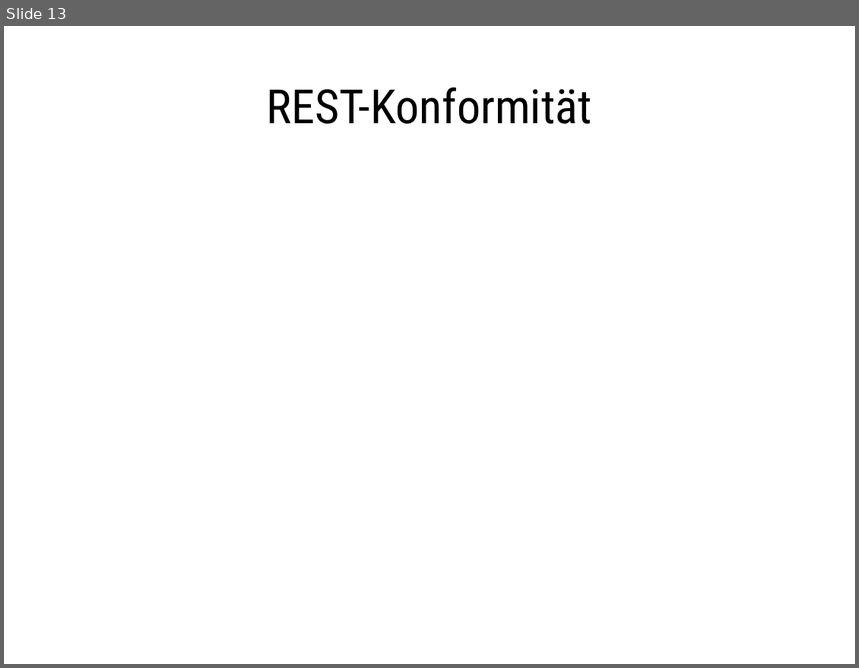
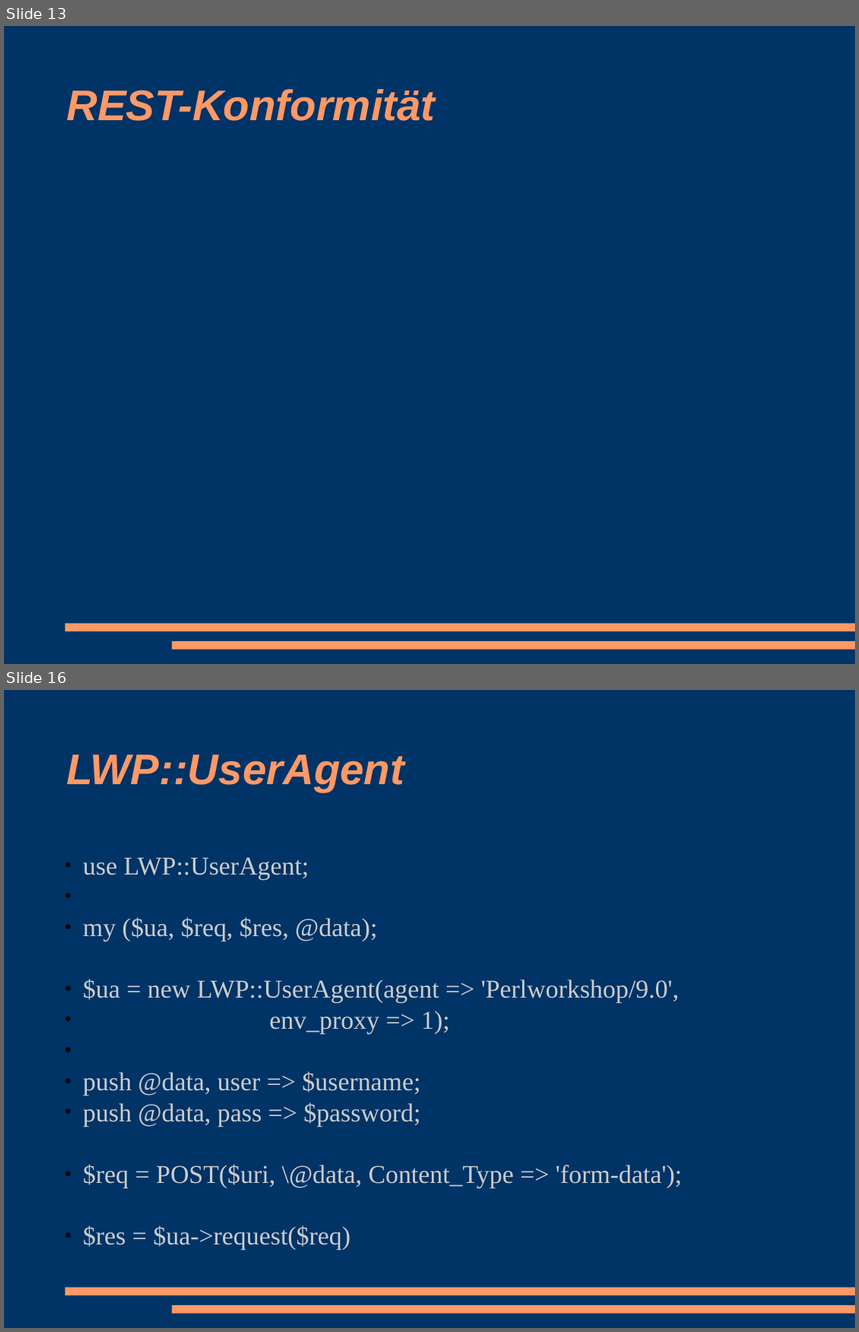
Before and after one commit to racke/Presentations, a slide deck: pws2008/rtrest.odp. Shown one above the other, each under a label of ours: slide 13 before the commit, slides 13 and 16 after it; the slides between them are not shown. The pictures are 859x668 and 859x1332 pixels, drawn with LibreOffice and Linux fonts; fonts in the diff are those of the drawing. Boxes give left, top, right and bottom in pixels: in the first picture for what was removed or moved away, otherwise in the second. Text is boxed around its words. In the diff, an @@ line names an element or a change of style, - is before the commit and + after.

```diff
--- a/pws2008/rtrest.odp
+++ b/pws2008/rtrest.odp
@@ slide 16 added at box(4, 690, 855, 1328), background #003366; not listed: 2 template elements that a slide beside it also shows @@
@@ title added at box(66, 755, 405, 792), 40 pt, text #FF9966, bold, italic @@
+LWP::UserAgent
@@ subtitle added at box(83, 857, 682, 1251), 24 pt, text #CCCCCC @@
+  ● use LWP::UserAgent;
+  ● my ($ua, $req, $res, @data);
+  ● $ua = new LWP::UserAgent(agent => 'Perlworkshop/9.0',
+  ● env_proxy => 1);
+  ● push @data, user => $username;
+  ● push @data, pass => $password;
+  ● $req = POST($uri, \@data, Content_Type => 'form-data');
+  ● $res = $ua->request($req)
@@ slide 13 changed as well @@
@@ background #FFFFFF to #003366 @@
@@ title "REST-Konformität": place and size @@
-title "REST-Konformität" at box(267, 87, 592, 124)
+title "REST-Konformität" at box(66, 89, 435, 121)
@@ title "REST-Konformität" at box(66, 89, 435, 121): size 44 to 40 pt, font Roboto Condensed to Arial, text colour #000000 to #FF9966, bold on, italic on; alignment centre to left @@
@@ rectangle added at box(65, 624, 855, 632), fill #FF9966 @@
@@ rectangle added at box(172, 642, 855, 650), fill #FF9966 @@
```
Also in this commit, not shown: 11 other slides changed, 4 other slides added, 3 slides removed.
